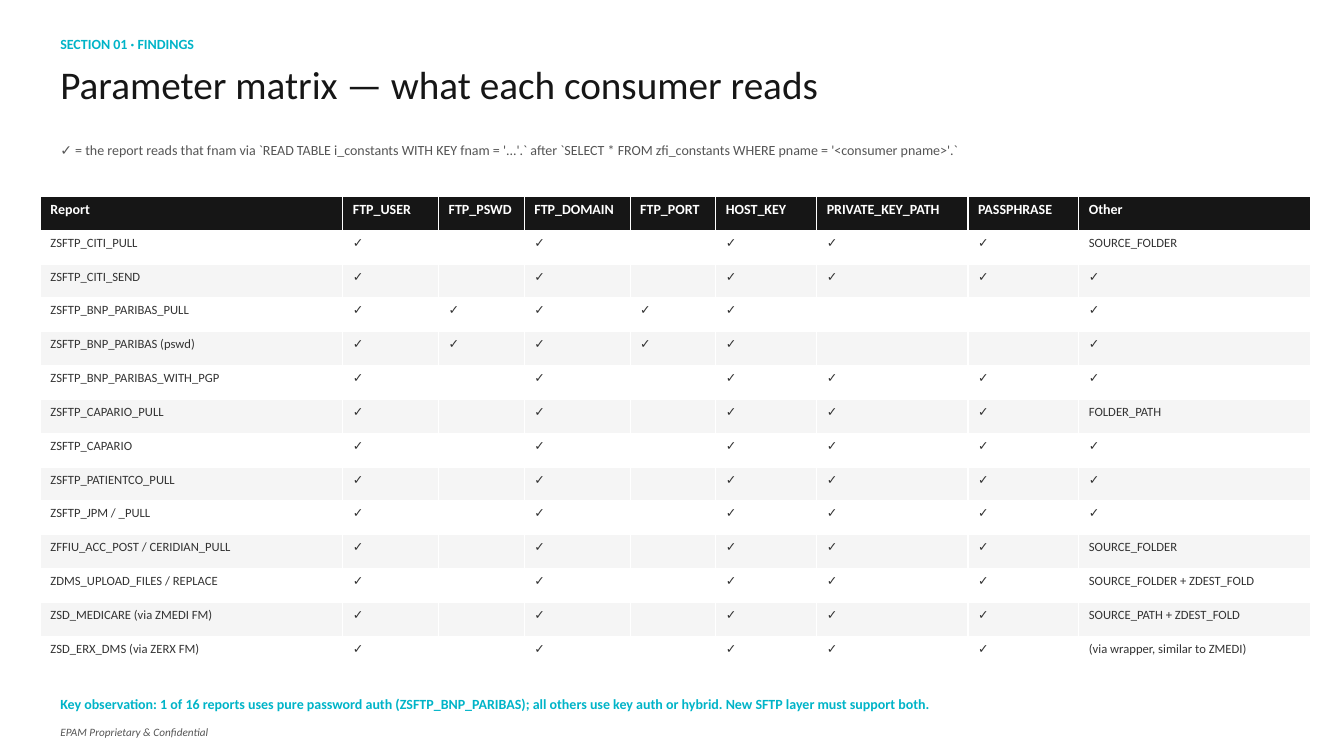
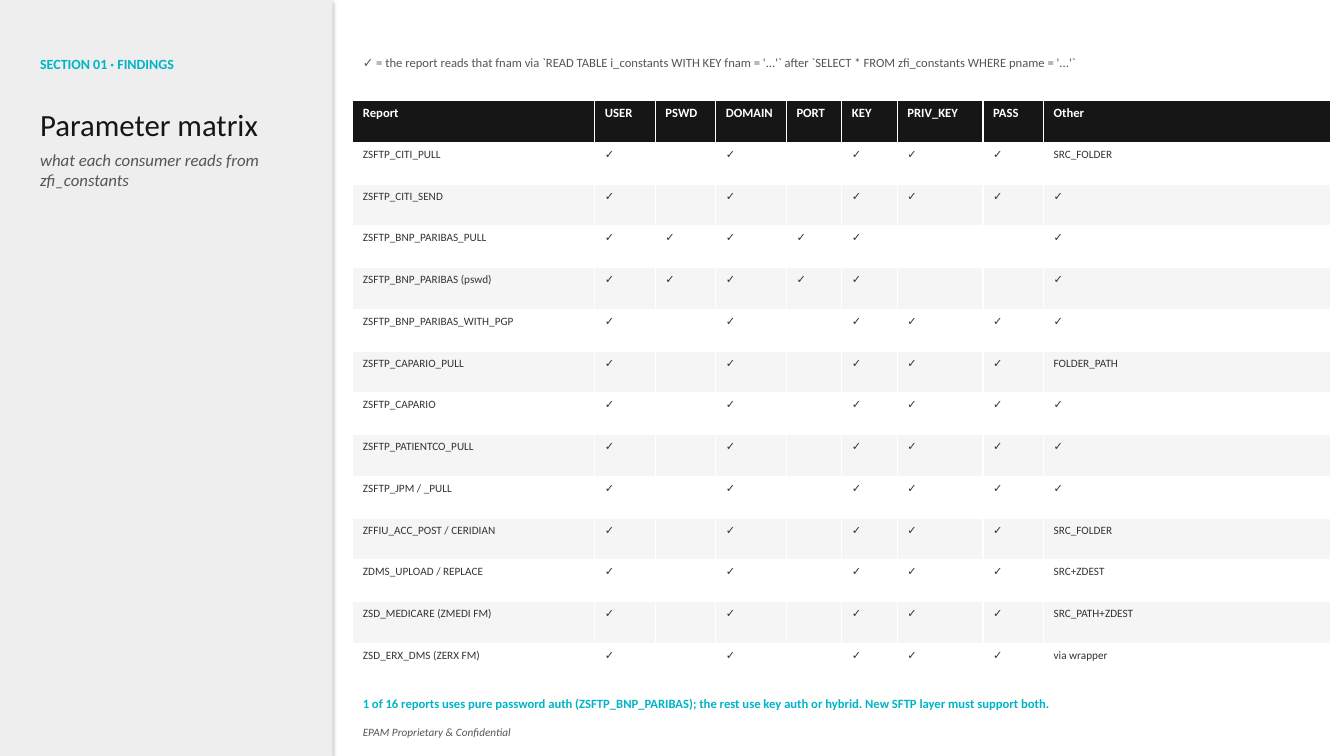
Before and after one commit to fr0ster/cloud-llm-hub, a slide deck: slide 4 of docs/tutorials/codebase-analysis/examples/report.pptx. Drawn at 1344x756 pixels with LibreOffice and Linux fonts; fonts in the diff are those of the drawing. Boxes give left, top, right and bottom in pixels: in the first picture for what was removed or moved away, otherwise in the second. Text is boxed around its words. In the diff, an @@ line names an element or a change of style, - is before the commit and + after.

```diff
--- a/docs/tutorials/codebase-analysis/examples/report.pptx
+++ b/docs/tutorials/codebase-analysis/examples/report.pptx
@@ rectangle added at box(0, 0, 333, 756), fill #EEEEEE @@
@@ text "SECTION 01 · FINDINGS": place and size @@
-text "SECTION 01 · FINDINGS" at box(60, 39, 195, 49)
+text "SECTION 01 · FINDINGS" at box(40, 60, 174, 69)
@@ text at box(385, 58, 1045, 69): text changed; size 10 to 9 pt @@
-✓ = the report reads that fnam via `READ TABLE i_constants WITH KEY fnam = '...'.` after `SELECT * FROM zfi_constants WHERE pname = '<consumer pname>'.`
+✓ = the report reads that fnam via `READ TABLE i_constants WITH KEY fnam = '...'` after `SELECT * FROM zfi_constants WHERE pname = '...'`
@@ text at box(40, 115, 259, 188): text changed; size 28 to 12 pt; text colour #161616 to #555555; italic on @@
-Parameter matrix — what each consumer reads
+Parameter matrix
+what each consumer reads from zfi_constants
@@ table at box(353, 101, 1331, 686) @@
-row 1: Report | FTP_USER | FTP_PSWD | FTP_DOMAIN | FTP_PORT | HOST_KEY | PRIVATE_KEY_PATH | PASSPHRASE | Other
+row 1: Report | USER | PSWD | DOMAIN | PORT | KEY | PRIV_KEY | PASS | Other
-row 2, column 9: SOURCE_FOLDER
+row 2, column 9: SRC_FOLDER
-row 11, column 1: ZFFIU_ACC_POST / CERIDIAN_PULL
+row 11, column 1: ZFFIU_ACC_POST / CERIDIAN
-row 11, column 9: SOURCE_FOLDER
+row 11, column 9: SRC_FOLDER
-row 12, column 1: ZDMS_UPLOAD_FILES / REPLACE
+row 12, column 1: ZDMS_UPLOAD / REPLACE
-row 12, column 9: SOURCE_FOLDER + ZDEST_FOLD
+row 12, column 9: SRC+ZDEST
-row 13, column 1: ZSD_MEDICARE (via ZMEDI FM)
+row 13, column 1: ZSD_MEDICARE (ZMEDI FM)
-row 13, column 9: SOURCE_PATH + ZDEST_FOLD
+row 13, column 9: SRC_PATH+ZDEST
-row 14, column 1: ZSD_ERX_DMS (via ZERX FM)
+row 14, column 1: ZSD_ERX_DMS (ZERX FM)
-row 14, column 9: (via wrapper, similar to ZMEDI)
+row 14, column 9: via wrapper
@@ size 10 to 9 pt in "Report", "Other" @@
@@ size 9 to 8 pt in "ZSFTP_CITI_PULL", "✓", "✓", "✓" and 78 more places @@
@@ table: place and size @@
-table at box(40, 197, 1311, 670)
+table at box(353, 101, 1331, 686)
@@ text at box(363, 699, 1049, 710): text changed; size 10 to 9 pt @@
-Key observation: 1 of 16 reports uses pure password auth (ZSFTP_BNP_PARIBAS); all others use key auth or hybrid. New SFTP layer must support both.
+1 of 16 reports uses pure password auth (ZSFTP_BNP_PARIBAS); the rest use key auth or hybrid. New SFTP layer must support both.
@@ text "EPAM Proprietary & Confidential": place and size @@
-text "EPAM Proprietary & Confidential" at box(60, 728, 208, 738)
+text "EPAM Proprietary & Confidential" at box(363, 728, 511, 738)
```
Also in this commit, not shown: 10 other slides changed, 21 other files.
